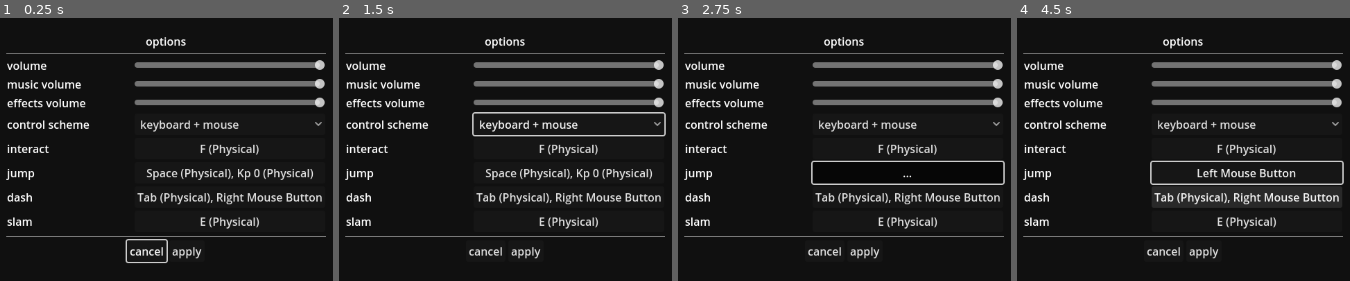
Above: before the commit, frames 1-4 (left to right).
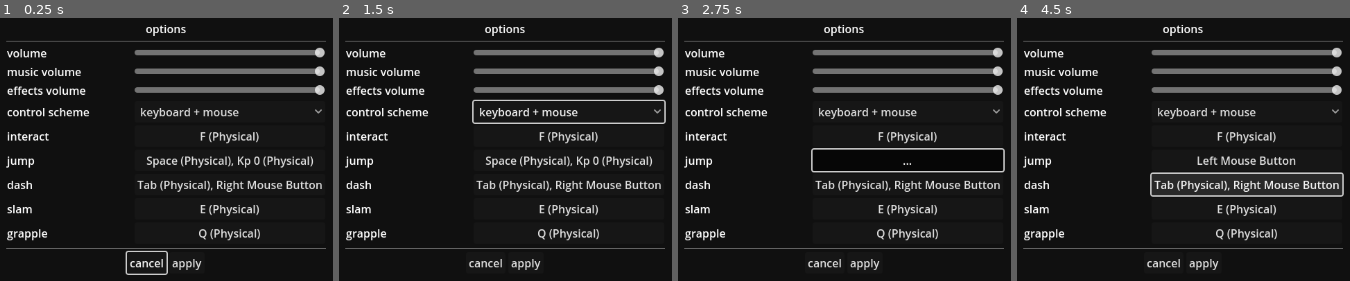
Above: after the commit, the same moments.

Repository: PillarQuestionMark/PillarQuestionMarkGame
Game: Godot game, scene res://Scenes/screens/options_screen/options_screen.tscn
The game is run twice, just before and just after one commit, with the same random seed, the same clock (stepped at 60 frames per second) and the same inputs. This scene is started directly instead of the project's main scene. Sound files missing from this copy of the repository are replaced by a short silence.
Inputs:
- Up to frame 1 (0.25 s): no input
- Up to frame 2 (1.5 s): click "keyboard + mouse" at 0.5 s; click "F (Physical)" at 1.25 s
- Up to frame 3 (2.75 s): click "Space (Physical), Kp 0 (Physi…" at 2 s
- Up to frame 4 (4.5 s): click "..." at 2.75 s; click "Left Mouse Button" at 3.5 s; click "Tab (Physical), Right Mouse B…" at 4.25 s

The runs differ from the first frame. In frame 1, 21% of the frame differs, in the area x 1-98%, y 2-98%; in frame 2, 22%, in the area x 1-99%, y 2-96%; in frame 3, 21%; in frame 4, 21%.

Commit message:
Added grapple and menu focus to options
Title

Diff:
--- a/Scenes/screens/options_screen/options_screen.tscn
+++ b/Scenes/screens/options_screen/options_screen.tscn
@@ -129,6 +129,15 @@
 layout_mode = 2
 action = "slam"
 
+[node name="Grapple" type="Label" parent="PanelContainer/CenterContainer/VBoxContainer/GridContainer"]
+layout_mode = 2
+text = "grapple"
+
+[node name="Grapple2" parent="PanelContainer/CenterContainer/VBoxContainer/GridContainer" instance=ExtResource("2_bv78l")]
+unique_name_in_owner = true
+layout_mode = 2
+action = "grapple"
+
 [node name="HSeparator2" type="HSeparator" parent="PanelContainer/CenterContainer/VBoxContainer"]
 layout_mode = 2
 
@@ -145,6 +154,17 @@
 layout_mode = 2
 text = "apply"
 
+[connection signal="mouse_entered" from="PanelContainer/CenterContainer/VBoxContainer/GridContainer/VolumeSlider" to="." method="on_hovered_button" binds= ["VolumeSlider"]]
+[connection signal="mouse_entered" from="PanelContainer/CenterContainer/VBoxContainer/GridContainer/MusicVolumeSlider" to="." method="on_hovered_button" binds= ["MusicVolumeSlider"]]
+[connection signal="mouse_entered" from="PanelContainer/CenterContainer/VBoxContainer/GridContainer/EffectsVolumeSlider" to="." method="on_hovered_button" binds= ["EffectsVolumeSlider"]]
 [connection signal="item_selected" from="PanelContainer/CenterContainer/VBoxContainer/GridContainer/OptionButton" to="." method="_on_option_button_item_selected"]
+[connection signal="mouse_entered" from="PanelContainer/CenterContainer/VBoxContainer/GridContainer/OptionButton" to="." method="on_hovered_button" binds= ["OptionButton"]]
+[connection signal="mouse_entered" from="PanelContainer/CenterContainer/VBoxContainer/GridContainer/InteractRemapper" to="." method="on_hovered_button" binds= ["InteractRemapper"]]
+[connection signal="mouse_entered" from="PanelContainer/CenterContainer/VBoxContainer/GridContainer/JumpRemapper" to="." method="on_hovered_button" binds= ["JumpRemapper"]]
+[connection signal="mouse_entered" from="PanelContainer/CenterContainer/VBoxContainer/GridContainer/DashRemapper" to="." method="on_hovered_button" binds= ["DashRemapper"]]
+[connection signal="mouse_entered" from="PanelContainer/CenterContainer/VBoxContainer/GridContainer/SlamRemapper" to="." method="on_hovered_button" binds= ["SlamRemapper"]]
+[connection signal="mouse_entered" from="PanelContainer/CenterContainer/VBoxContainer/GridContainer/Grapple2" to="." method="on_hovered_button" binds= ["Grapple2"]]
+[connection signal="mouse_entered" from="PanelContainer/CenterContainer/VBoxContainer/HBoxContainer/Cancel" to="." method="on_hovered_button" binds= ["Cancel"]]
 [connection signal="pressed" from="PanelContainer/CenterContainer/VBoxContainer/HBoxContainer/Cancel" to="." method="_on_cancel_pressed"]
+[connection signal="mouse_entered" from="PanelContainer/CenterContainer/VBoxContainer/HBoxContainer/Apply" to="." method="on_hovered_button" binds= ["Apply"]]
 [connection signal="pressed" from="PanelContainer/CenterContainer/VBoxContainer/HBoxContainer/Apply" to="." method="_on_apply_pressed"]
